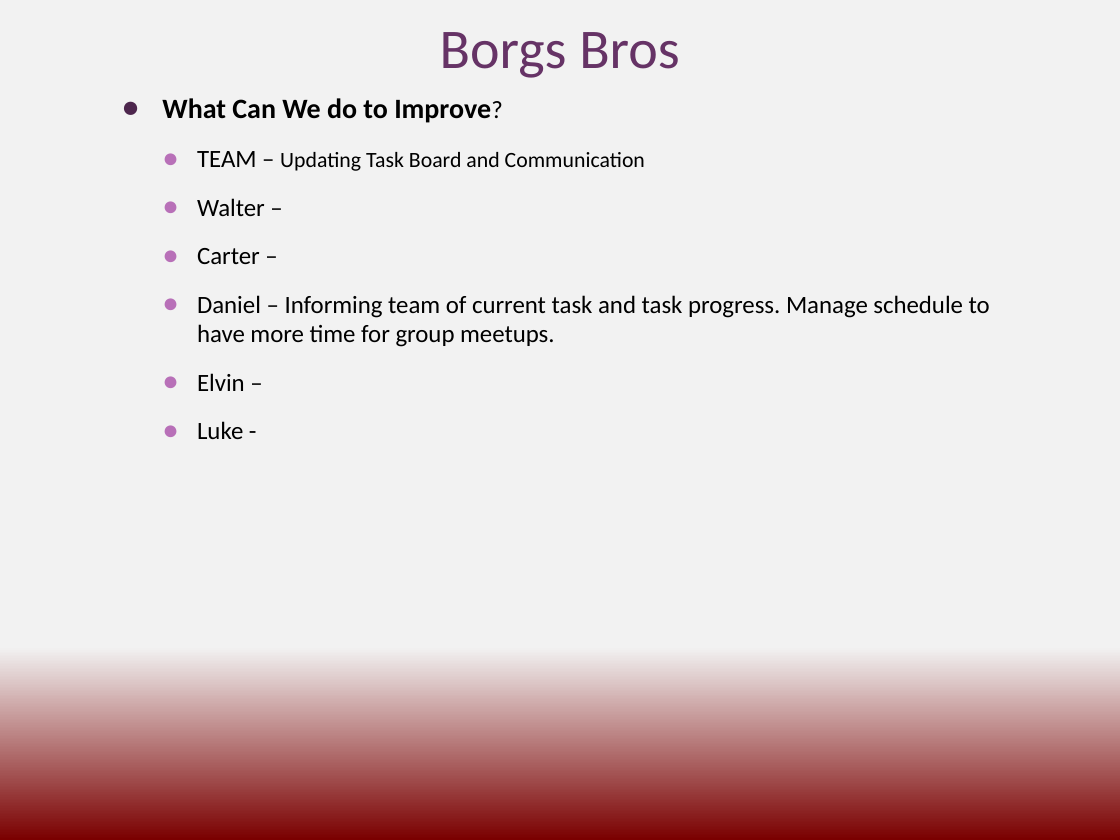
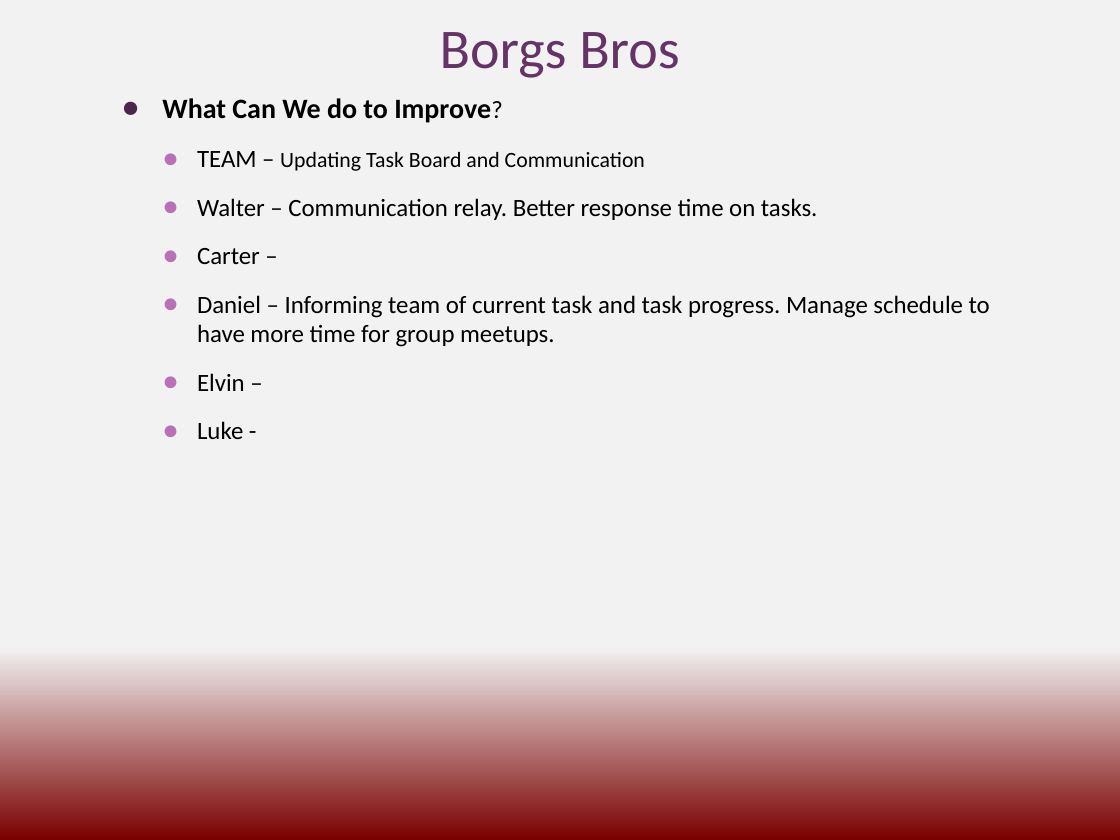
Before and after one commit to cs3398-borgs-bros/JeopardyChamp-Project, a slide deck: slide 3 of docs/Borgs_Retrospective.pptx. Drawn at 1120x840 pixels with LibreOffice and Linux fonts; fonts in the diff are those of the drawing. Boxes give left, top, right and bottom in pixels: in the first picture for what was removed or moved away, otherwise in the second. Text is boxed around its words. In the diff, an @@ line names an element or a change of style, - is before the commit and + after.

```diff
--- a/docs/Borgs_Retrospective.pptx
+++ b/docs/Borgs_Retrospective.pptx
@@ text at [197, 198, 818, 220]: text changed @@
-    ● Walter –
+    ● Walter – Communication relay. Better response time on tasks.
```
Also in this commit, not shown: 2 other slides changed.
